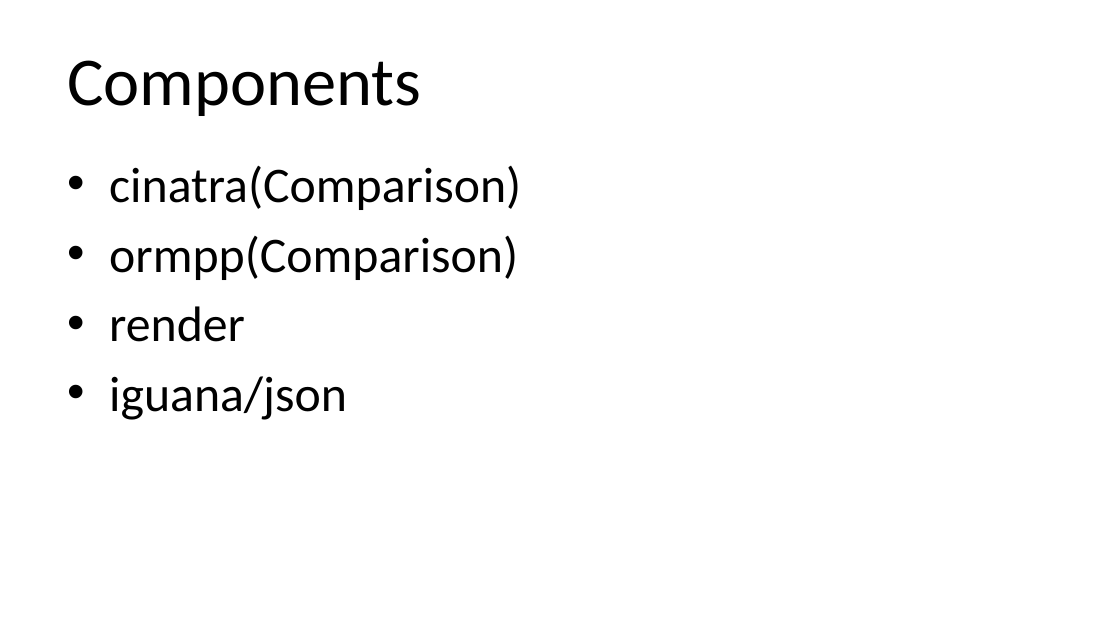
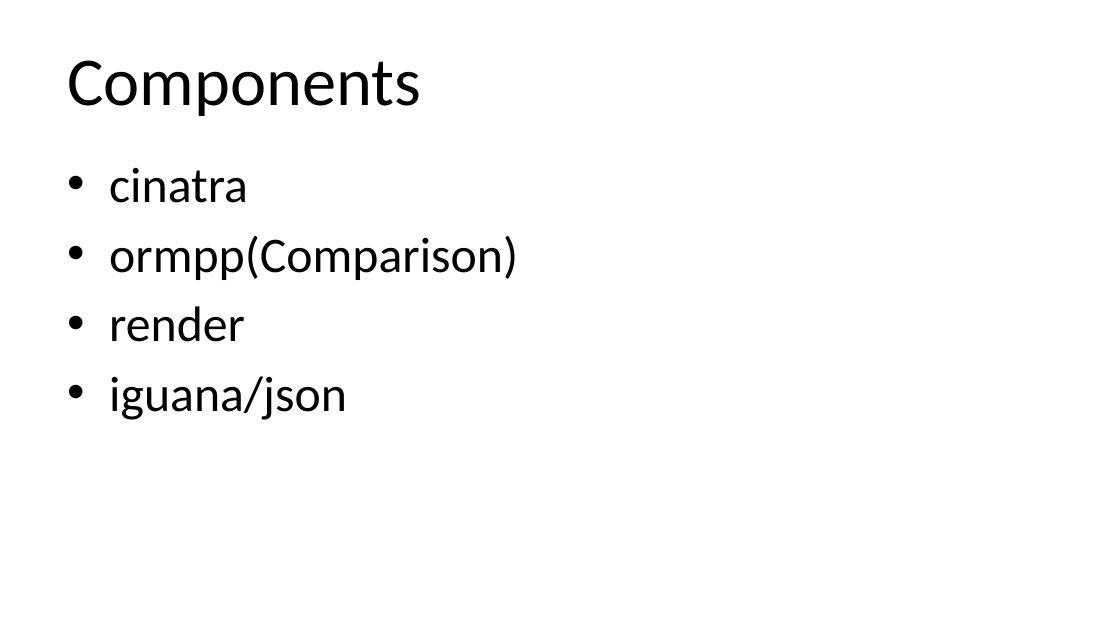
Before and after one commit to qicosmos/cppcon2018, a slide deck: slide 26 of cppcon2018.pptx. Drawn at 1120x630 pixels with LibreOffice and Linux fonts; fonts in the diff are those of the drawing. Boxes give left, top, right and bottom in pixels: in the first picture for what was removed or moved away, otherwise in the second. Text is boxed around its words. In the diff, an @@ line names an element or a change of style, - is before the commit and + after.

Commit message:
update

```diff
--- a/cppcon2018.pptx
+++ b/cppcon2018.pptx
@@ text at (x1=109, y1=167, x2=248, y2=203): text changed @@
-• cinatra(Comparison)
+• cinatra
```
Also in this commit, not shown: 2 other slides changed, 31 slides added.
